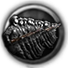
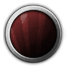
The second 68×68 image is a revision of the first. Changes to its layers:
added group "Group 1" with 3 layers above "Layer 1" over [left=10, top=2, right=58, bottom=66]
renamed "Layer 0" to "Layer 1", moved it out of group "Left Nationalism", painted on it over [left=0, top=0, right=68, bottom=68]
added group "Group 2" with 6 layers above "fan pieces" over [left=0, top=0, right=68, bottom=68]
added layer "Color Fill 1" (6th of 6, in "Group 2") (overlay) in group "Group 2" over [left=0, top=0, right=68, bottom=68]
renamed "Layer 31" to "fan pieces", moved it out of group "Right Nationalism", painted on it over [left=0, top=0, right=68, bottom=68]
removed group "Authoritarianism" (7 layers) over [left=0, top=0, right=68, bottom=68]
removed layer "Soldiers Marching" from group "Authoritarianism" over [left=0, top=8, right=66, bottom=62]
removed layer "Layer 25" from group "Authoritarianism" over [left=0, top=0, right=68, bottom=68]
removed layer "Layer 24" (was multiply) from group "Authoritarianism" over [left=0, top=3, right=68, bottom=68]
removed layer "Layer 23" from group "Authoritarianism" over [left=1, top=1, right=68, bottom=68]
